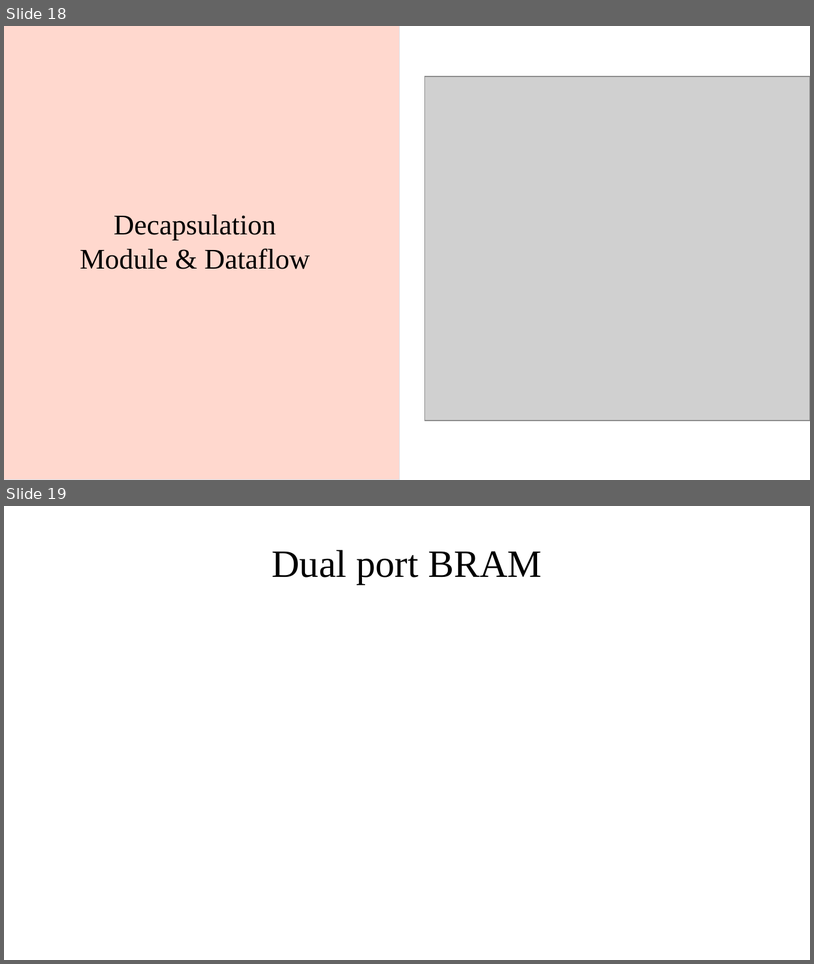
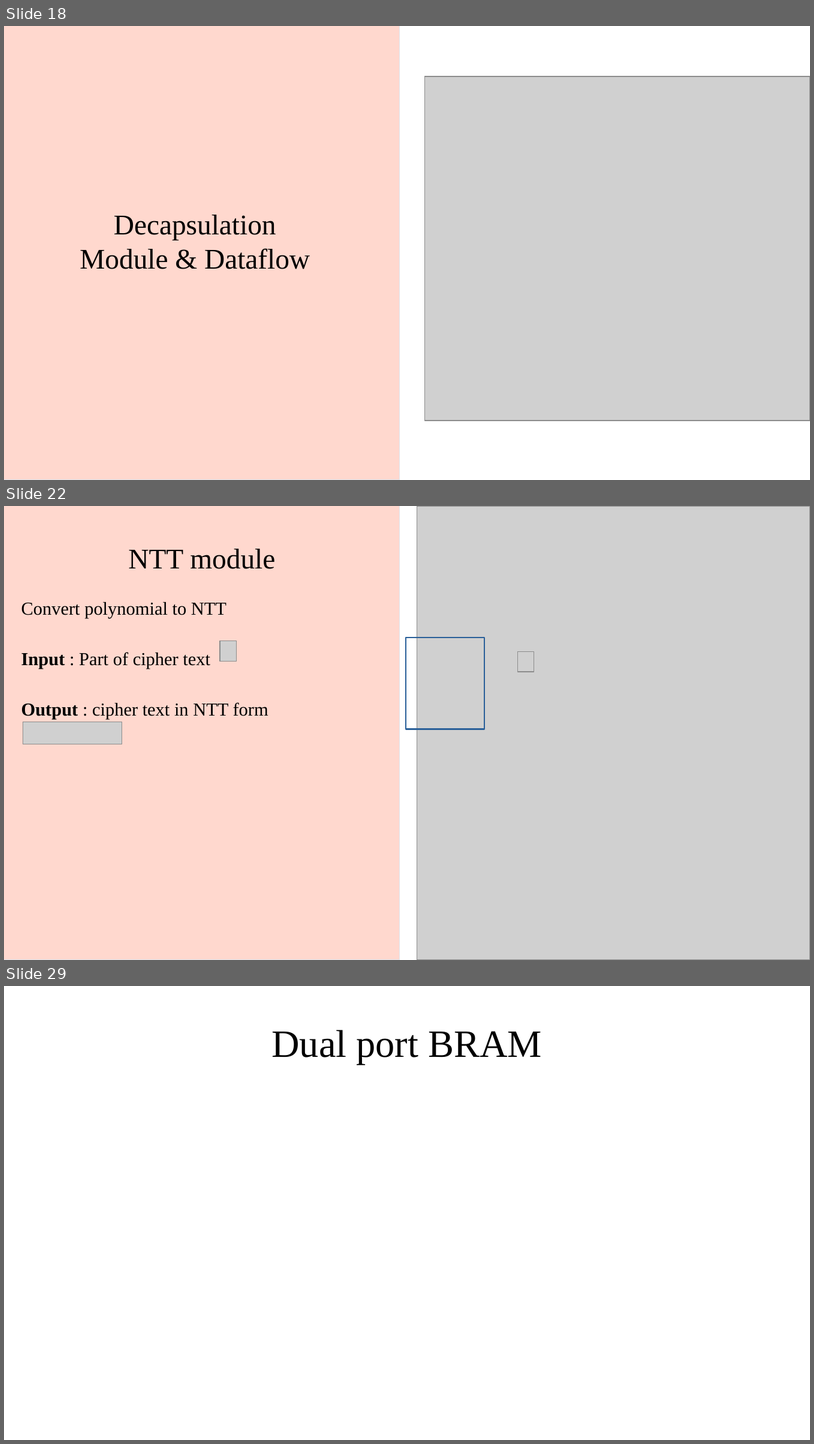
Before and after one commit to NitchayaninT/post-quantum-cryptography-accelerator, a slide deck: workspace/phil/purehardware.odp. Shown one above the other, each under a label of ours: slides 18 and 19 before the commit, slides 18, 22 and 29 after it; the slides between them are not shown. The pictures are 814x964 and 814x1444 pixels, drawn with LibreOffice and Linux fonts; fonts in the diff are those of the drawing; grey boxes stand for pictures. Boxes give left, top, right and bottom in pixels: in the first picture for what was removed or moved away, otherwise in the second. Text is boxed around its words. In the diff, an @@ line names an element or a change of style, - is before the commit and + after.

```diff
--- a/workspace/phil/purehardware.odp
+++ b/workspace/phil/purehardware.odp
@@ slide 22 added at bbox=[4, 506, 810, 960], background #FFFFFF @@
@@ rectangle added at bbox=[4, 506, 400, 960], fill #FFD8CE, outline #DEE6EF 0 pt @@
@@ picture added at bbox=[417, 506, 810, 960] @@
@@ title added at bbox=[128, 549, 275, 569], 28 pt, text #000000 @@
+NTT module
@@ text added at bbox=[21, 602, 269, 720], 18 pt, text #000000 @@
+Convert polynomial to NTT
+Input : Part of cipher text
+Output : cipher text in NTT form
@@ picture added at bbox=[220, 640, 236, 661] @@
@@ rectangle added at bbox=[406, 638, 485, 729], outline #2A6099 1.45 pt @@
@@ picture added at bbox=[518, 652, 534, 672] @@
@@ picture added at bbox=[23, 722, 122, 744] @@
@@ what was slide 19 is now slide 29 @@
```
Also in this commit, not shown: 7 slides changed, 12 other slides added, 2 slides removed, 1 other file.
